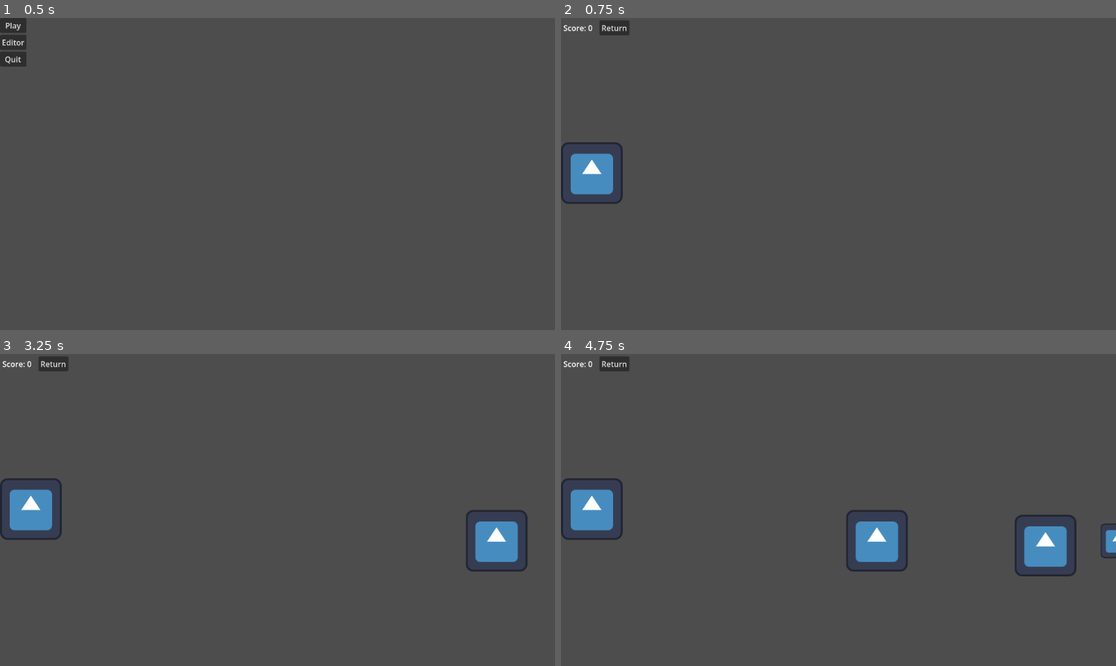
Above: before the commit, frames 1-4 (two rows, left to right).
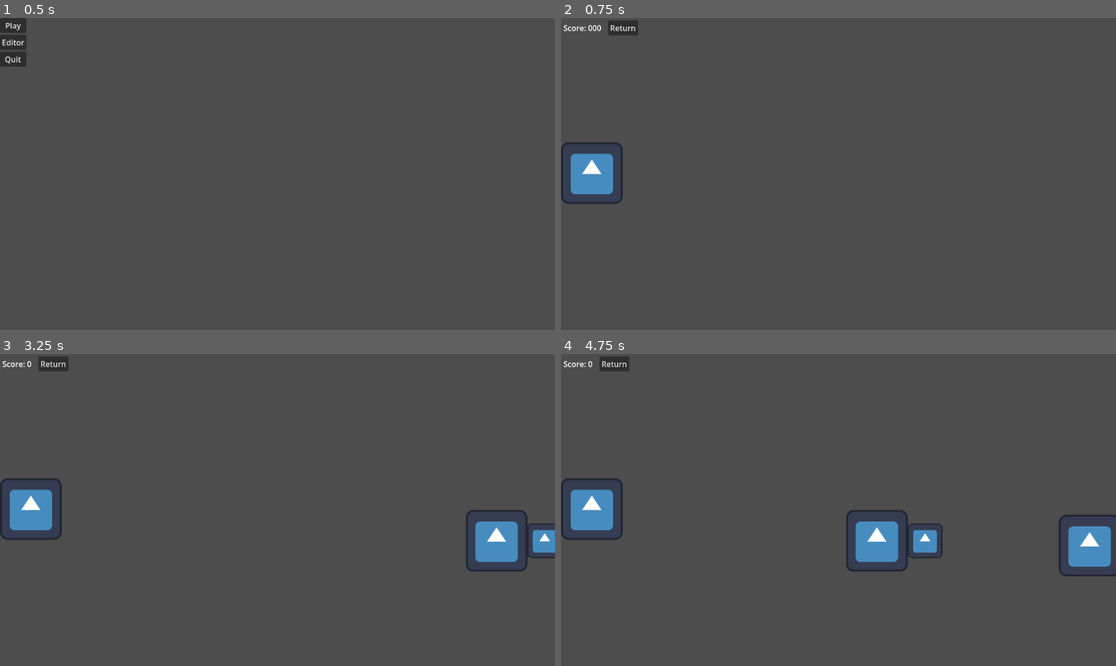
Above: after the commit, the same moments.

Repository: JoshDean599/12DI-Josh-Dean
Game: Godot game, scene res://Scenes/main_menu.tscn
Same seed, same stepped clock (60 frames per second), same inputs: the game is played once before the commit and once after it. The engine's default icon, where the game draws it, is replaced by a stand-in: a white triangle on a blue panel in a dark square. Sound files missing from this copy of the repository are replaced by a short silence.
Inputs (mouse positions are in pixels of both pictures, inside the frame that each line leads up to):
- Up to frame 1 (0.5 s): no input
- Up to frame 2 (0.75 s): click "Play" at 0.5 s
- Up to frame 3 (3.25 s): click "Return" at 1.25 s; click "Play" at 2 s; tap Enter at 2.75 s; move the mouse to (399, 494) at 2.77 s; tap Space at 3.02 s
- Up to frame 4 (4.75 s): move the mouse to (727, 525) at 3.52 s; tap Space at 3.77 s; move the mouse to (894, 441) at 4.27 s

Frame 1 is identical in both runs. In frame 2, 0.2% of the frame differs, in the area x 5-14%, y 0-6%; in frame 3, 0.4%; in frame 4, 2.8%, in the area x 62-100%, y 51-72%.
Error after the commit: Invalid assignment of property or key 'text' with value of type 'String' on a base object of type 'Nil'. (res://Scenes/game.gd:18)

Commit message:
19_5_26
Completed Base notes :D

Diff:
--- a/rhythm-game-project/Scenes/Objects/game_note.gd
+++ b/rhythm-game-project/Scenes/Objects/game_note.gd
@@ -1,20 +1,14 @@
 extends Node2D
 
+var noteHandler = null # Gets set on setup before @onready
 @onready var game = noteHandler.get_parent()
-var noteHandler = null
 
 # The speed the note moves
 var movingSpeed: float = 250.0
-# The duration the note needs to be held for to successfully count. If 0 then regular note.
-var holdDuration: float = 0.0
-var holdStartTime: float = 0.0
-var holdEndTime: float = 0.0 # Change on creation
-var isHolding: bool = false
+var holdEndTime: float = 0.0 # Changed on creation
 
-
-#var passedPosition: float = -515.0
-var freeQueuePosition: float = 0.0
-var hasPassed: bool = false
+var freeQueuePosition: float = -500.0
+var active = false
 
 
 func _process(delta: float) -> void:
@@ -22,45 +16,31 @@
 	global_position -= Vector2(movingSpeed * delta, 0)
 
 	# Check if the note is held:
-	if game.currentTime - holdEndTime >= 0 and not hasPassed:
+	if active:
 		if noteHandler.holding:
-			# Note Successfully held
-			#print("CompletedNote")
-			game.incriment_score(10) # Properly calculate score
-			hasPassed = true
-		else:
-			# Missed Note
-			#print("MissedNote")
-			hasPassed = true
-			pass
-
-	else:
-		if noteHandler.holding:
-			# Do something to update the visual of the note
+			if game.currentTime - holdEndTime >= 0:
+				game.incriment_score(10)
+				queue_free()
+			else:
+				# Update visuals
+				pass
+		else: # Stopped holding Note
+			queue_free()
 			pass
 
 
-	# Check if the note no longer counts for hits
-	#if global_position.x < passedPosition and not hasPassed:
-	#	hasPassed = true
 	# Clear the note once it's no longer in use
-	if global_position.x < freeQueuePosition:
-		#print("HasPassed")
-		hasPassed = true
-
-	if hasPassed:
-		if noteHandler.noteQueue.find(self) >= 0:
-			#print("Removing Note")
-			noteHandler.noteQueue.pop_at(noteHandler.noteQueue.find(self))
-			queue_free()
+	if not active and global_position.x < freeQueuePosition:
+		queue_free()
 
 
-func setup(noteHAndler, noteSettings: Dictionary, currentTime):
-	noteHandler = noteHAndler # Define the note handler
+func setup(NoteHandler, noteSettings: Dictionary, currentTime):
+	noteHandler = NoteHandler # Define the note handler
 
-	holdDuration = abs(noteSettings.tailPosition.x / movingSpeed)
-
-	holdEndTime = (noteSettings.position.x - noteHAndler.position.x + 64) / movingSpeed + currentTime
+	var holdDuration = abs(noteSettings.tailPosition.x / movingSpeed)
+	# Change 'endTime' to something else
+	var endTime = (noteSettings.position.x - NoteHandler.position.x + 64) / movingSpeed + currentTime + holdDuration
+	holdEndTime = endTime
 
 	# Set the notes initial position
 	global_position = Vector2(noteSettings.position.x, noteSettings.position.y)
--- a/rhythm-game-project/Scenes/Objects/note_handler.gd
+++ b/rhythm-game-project/Scenes/Objects/note_handler.gd
@@ -1,54 +1,38 @@
 extends Sprite2D
 
 var noteQueue = [] #  Keeps track of what notes to process first
-var activeNotes = [] # Keeps track of the active notes (Notes being held)
-var heldKeys = {} # Keeps track of the held keys
+var heldKeys = [] # Keeps track of the held keys
 var holding = false
 
 
 func _unhandled_input(event: InputEvent) -> void:
 	if not event.is_echo() and event is InputEventKey:
 		if event.is_pressed():
-			heldKeys[event.keycode] = true
+			if heldKeys.find(event.keycode) == -1:
+				heldKeys.push_back(event.keycode)
 
-			#if noteQueue.size() > 0:
-			#	var noteToPop = noteQueue.pop_front()
-			#	noteToPop.activate()
-			#	activeNotes.push_back(noteToPop)
+			if noteQueue.size() > 0 and noteQueue.front().position.x < 250: # Change to a proper range
+				var noteToPop = noteQueue.pop_front()
+				noteToPop.active = true
 		elif event.is_released():
-			heldKeys[event.keycode] = false
+			if heldKeys.find(event.keycode) >= 0:
+				heldKeys.pop_at(heldKeys.find(event.keycode))
 
-			var isHolding = false
-			for i in heldKeys:
-				if heldKeys[i]:
-					isHolding = true
-			holding = isHolding
-			#if not holding:
-			#	for i in activeNotes:
-			#		i.queue_free()
-			#	activeNotes = []
+		# Update holding:
+		if heldKeys.size():
+			holding = true
+		else:
+			holding = false
 
 
 
 # Called every frame. 'delta' is the elapsed time since the previous frame.
 func _process(_delta: float) -> void:
+	# Remove if passed point of hitting
+	if noteQueue.size() > 0 and noteQueue.front().position.x < 0.0: # Change to proper range
+		noteQueue.pop_front()
 
-	print("Holding: ", holding)
 	pass
-	#if noteQueue.size() > 0:
-		# If that note has passed, remove it from the queue
-		#if noteQueue.front().hasPassed:
-		#	var noteToPop = noteQueue.pop_front()
-		#	noteToPop.queue_free()
-
-		# If an active note has passed, remove it from the queue
-		#for i in activeNotes:
-		#	if i.hasPassed:
-		#		i.queue_free()
-		#		activeNotes.pop_at(activeNotes.find(i))
-		#		print("Popped ActiveNotes")
-		#
-
 
 
 
@@ -59,6 +43,13 @@
 	# Add the note to the end of the note queue
 	noteQueue.push_back(noteInstance)
 
+func remove_note(index):
+	if noteQueue.get(index):
+		var noteToPop = noteQueue.get(index)
+		noteToPop.queue_free()
+		pass
+	pass
+
 
 func _on_random_timer_timeout() -> void:
 	create_note(
@@ -68,10 +59,10 @@
 				y = randi_range(-100, 100)
 			},
 			tailPosition = {
-				x = randi_range(0, 5) * 100,
+				x = randi_range(0, 3) * 100,
 				y = 0
 			}
 		}
 	)
-	$RandomSpawnTimer.wait_time = randf_range(0.4, 3)
+	$RandomSpawnTimer.wait_time = randf_range(1, 3)
 	$RandomSpawnTimer.start()
--- a/rhythm-game-project/Scenes/game.gd
+++ b/rhythm-game-project/Scenes/game.gd
@@ -1,4 +1,7 @@
 extends Node2D
+
+@onready var scoreLabel = $UI/Control/HBoxContainer/MarginContainer/Label
+@onready var noteHandler = $NoteHandler
 
 var currentScore: int = 0
 var currentTime: float = 0.0
@@ -8,21 +11,30 @@
 	# Reset the game on re-load
 	# Reset the score:
 	currentScore = 0
-
+	# Reset the time:
 	currentTime = 0.0
 
-	$UI/Control/HBoxContainer/MarginContainer/Label.text = "Score: 0"
+	# Reset the score label
+	scoreLabel.text = "Score: 0"
+
 	# Remove all loaded notes from the scene and queue:
-	for i in $NoteHandler.get_node("Notes").get_children().size():
-		$NoteHandler.get_node("Notes").get_child(i).queue_free()
-	$NoteHandler.noteQueue = []
+	for i in noteHandler.noteQueue:
+		noteHandler.remove_note(i) # Maybe...
+
+
+	for i in noteHandler.get_node("Notes").get_children().size():
+		noteHandler.get_node("Notes").get_child(i).queue_free()
+	noteHandler.noteQueue = []
+
 
 func _on_button_pressed() -> void:
 	Globals.change_scene(Globals.MainMenu)
+
 
 func incriment_score(value: int) -> void:
 	currentScore += value
 	$UI/Control/HBoxContainer/MarginContainer/Label.text = "Score: " + str(currentScore)
 
+
 func _process(delta: float) -> void:
-	currentTime += delta
+	currentTime += delta # Increase the time with delta
Not shown, changed: Project Timeline.gantt
